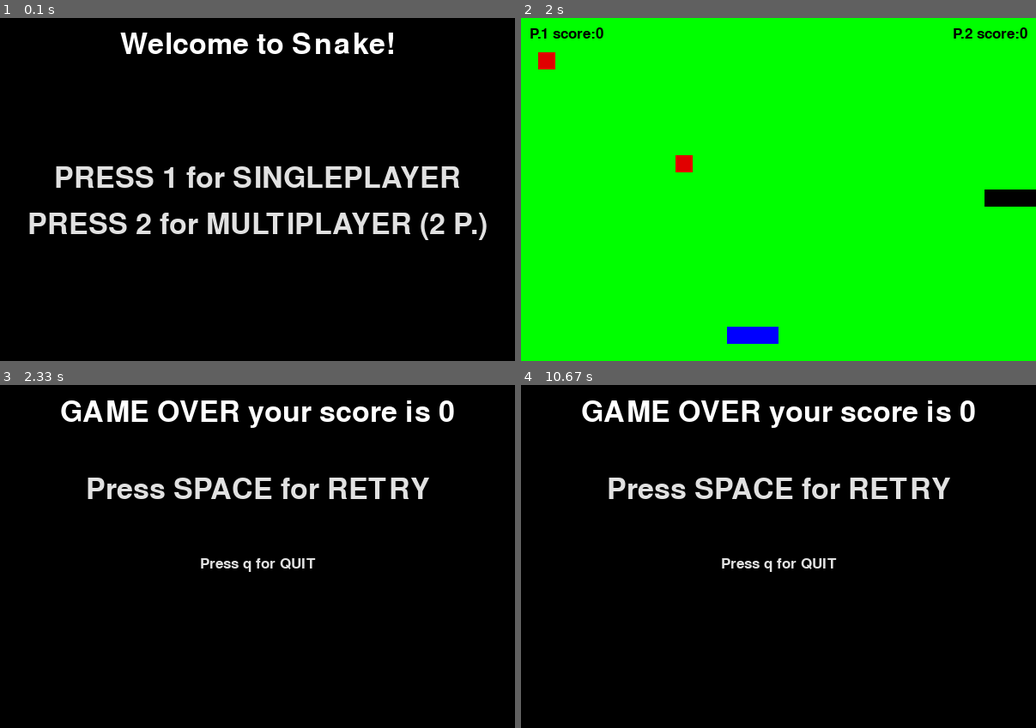
Above: before the commit, frames 1-4 (two rows, left to right).
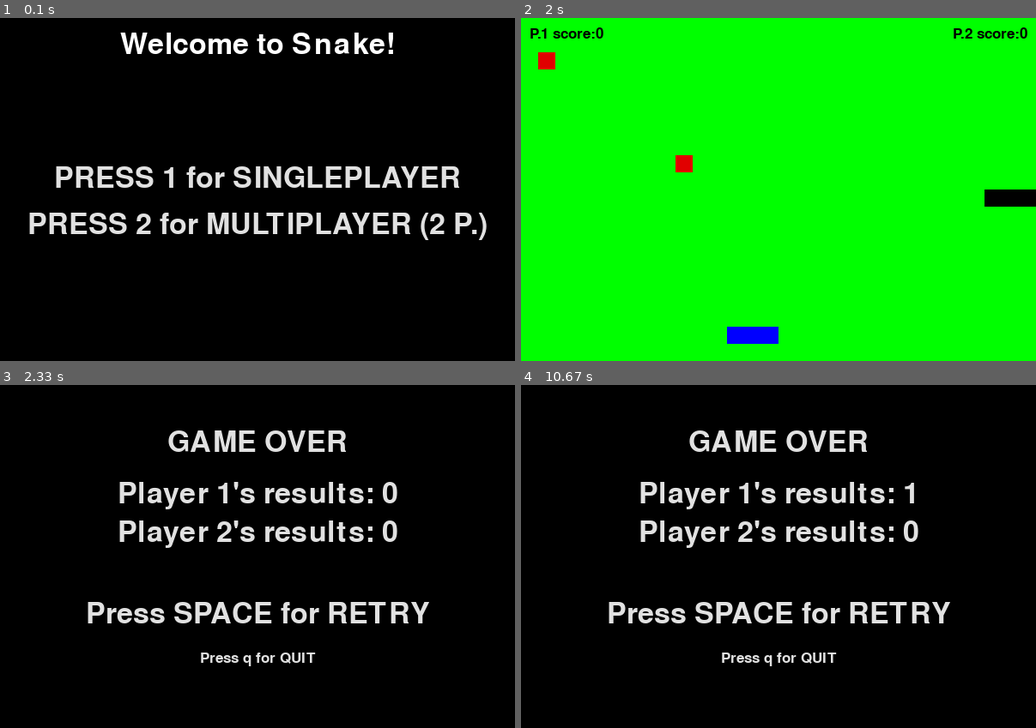
Above: after the commit, the same moments.

Repository: ez-cyver/pygame
Game: pygame game, started from snake.py
Two runs of this game, one before a commit and one after it. Both use one fixed random seed, a clock stepped at 60 frames per second and the inputs below.
Inputs:
- Up to frame 1 (0.1 s): no input
- Up to frame 2 (2 s): tap one key every 0.33 s from 0.33 s: 2 Space S A A
- Up to frame 3 (2.33 s): hold Left from 2 s (still down)
- Up to frame 4 (10.67 s): release Left at 2.53 s; tap Space at 2.57, 4.07, 9.03 s; hold Down 2.9-3.2 s

Frames 1-2 are identical in both runs. In frame 3, 9.7% of the frame differs, in the area x 11-89%, y 4-82%; in frame 4, 9.7%.

Commit message:
Update snake.py

Diff:
--- a/snake.py
+++ b/snake.py
@@ -118,7 +118,7 @@
                     change_x_1 = 0
                     change_y_1 = block_size
 
-            if multyplayer == True:
+            if multyplayer == True and game_state == "play":
                 if event.key == pygame.K_a and change_x_2 == 0:
                     change_x_2 = -block_size
                     change_y_2 = 0
@@ -174,6 +174,8 @@
             if new_head_1 == apple_pos_1:
                 if multyplayer == False:
                     score += 1
+                else:
+                    score_player_1 += 1
 
                 apple_pos_1 = [
                     random.randrange(0, width, block_size),
@@ -190,8 +192,6 @@
             if multyplayer == False:
                 if record_score < score:
                     record_score += 1
-
-
 
             sanke_dead = False
 
@@ -303,24 +303,50 @@
                 )
 
     elif game_state == "menu":
-        window.fill(black)
-        game_over_text = font1.render(  #creating the start text
-                    f"GAME OVER your score is {score}", True, (255, 255, 255)
-        )
-
-        retry_text = font1.render(
-            "Press SPACE for RETRY", True, (225, 225, 225)
-        )
-        quit_text = font2.render(
-            "Press q for QUIT",True, (225, 225, 225)
-        )
-
-        window.blits([
-            (game_over_text, (width//2 - game_over_text.get_width()//2, height//2 + start_text.get_height() - 220)),
-            (retry_text, (width//2 - retry_text.get_width()//2, height//2 + start_text.get_height() - 130)),
-            (quit_text, (width//2 - quit_text.get_width()//2, height//2))
-        ])
-
+        if multyplayer == False:
+            window.fill(black)
+            game_over_text = font1.render(  #creating the start text
+                        f"GAME OVER your score is {score}", True, (255, 255, 255)
+            )
+
+            retry_text = font1.render(
+                "Press SPACE for RETRY", True, (225, 225, 225)
+            )
+            quit_text = font2.render(
+                "Press q for QUIT",True, (225, 225, 225)
+            )
+
+            window.blits([
+                (game_over_text, (width//2 - game_over_text.get_width()//2, height//2 + start_text.get_height() - 220)),
+                (retry_text, (width//2 - retry_text.get_width()//2, height//2 + start_text.get_height() - 130)),
+                (quit_text, (width//2 - quit_text.get_width()//2, height//2))
+            ])
+        elif multyplayer == True:
+            window.fill(black)
+
+            game_over_text = font1.render(
+                "GAME OVER", True, (225, 225, 225)
+            )
+            score_resulus_1 = font1.render(
+                f"Player 1's results: {score_player_1}", True, (225, 225, 225)
+            )
+            score_resulus_2 = font1.render(
+                f"Player 2's results: {score_player_2}", True, (225, 225, 225)
+            )
+            retry_text = font1.render(
+                "Press SPACE for RETRY", True, (225, 225, 225)
+            )
+            quit_text = font2.render(
+                "Press q for QUIT",True, (225, 225, 225)
+            )
+
+            window.blits([
+                (game_over_text, (width//2 - game_over_text.get_width()//2, 50)),
+                (score_resulus_1, (width//2 - score_resulus_1.get_width()//2, 110)),
+                (score_resulus_2, (width//2 - score_resulus_2.get_width()//2, 155)),
+                (retry_text, (width//2 - retry_text.get_width()//2, 250)),
+                (quit_text, (width//2 - quit_text.get_width()//2, 310)),
+            ])
     dt = clock.tick(60) #set timespeed (60fps)
     move_timer += dt
 
